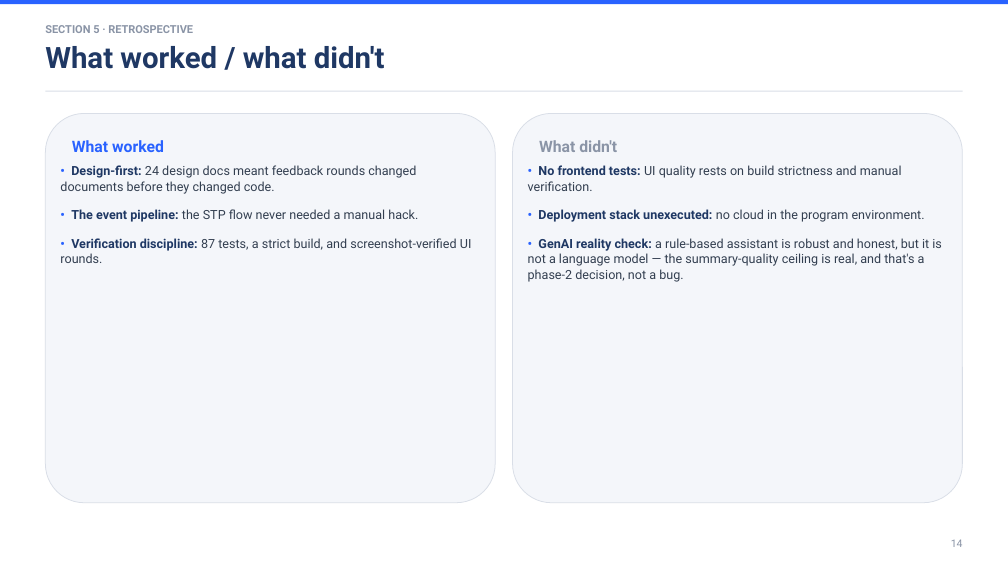
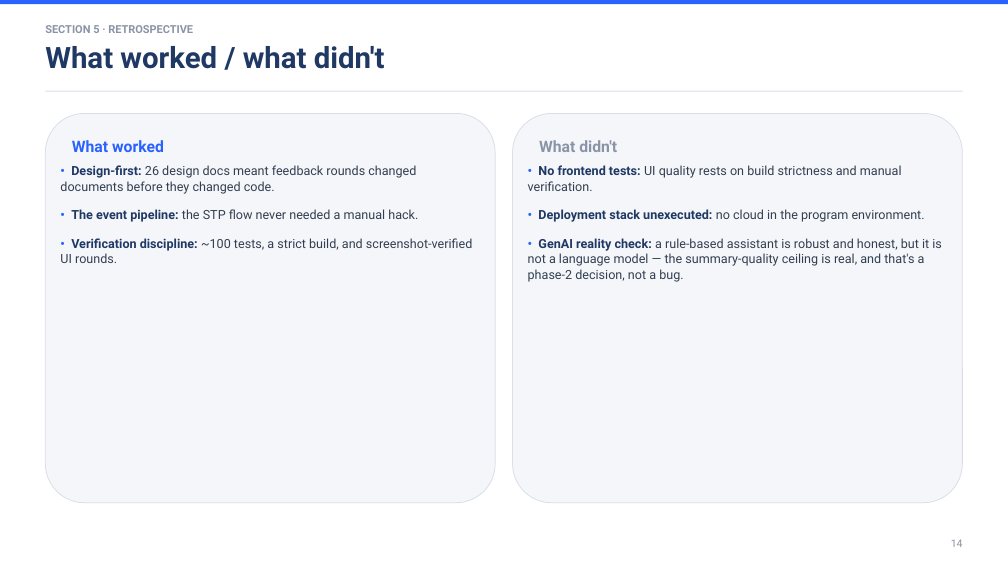
Before and after one commit to rei-99/NomuTrade, a slide deck: slide 14 of presentation/STP-final-presentation.pptx. Drawn at 1008x567 pixels with LibreOffice and Linux fonts; fonts in the diff are those of the drawing. Boxes give left, top, right and bottom in pixels: in the first picture for what was removed or moved away, otherwise in the second. Text is boxed around its words. In the diff, an @@ line names an element or a change of style, - is before the commit and + after.

```diff
--- a/presentation/STP-final-presentation.pptx
+++ b/presentation/STP-final-presentation.pptx
@@ text at (60,165,416,194): text changed @@
-• Design-first: 24 design docs meant feedback rounds changed documents before they changed code.
+• Design-first: 26 design docs meant feedback rounds changed documents before they changed code.
@@ text at (60,238,472,263): text changed @@
-• Verification discipline: 87 tests, a strict build, and screenshot-verified UI rounds.
+• Verification discipline: ~100 tests, a strict build, and screenshot-verified UI rounds.
```
Also in this commit, not shown: 7 other slides changed, 13 other files.
